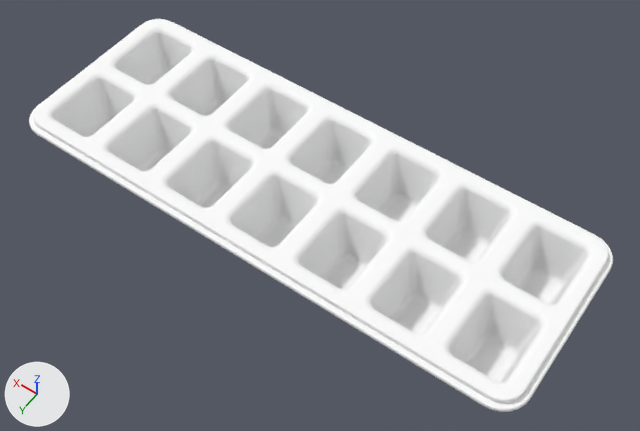
The glTF model ice-tray.glb: old version first, new version second.
One viewpoint serves both versions: a camera (50 mm lens) standing at (-3.3, 29.3, 40.4) and looking at (13.8, 5.3, 2.8). Every picture has the same lights, and +X, +Y and +Z are marked at lower left. The older version comes first. Where no turn or scale is listed for an object, it has been applied to the vertices.

Objects in the first picture: 'g Body1'.
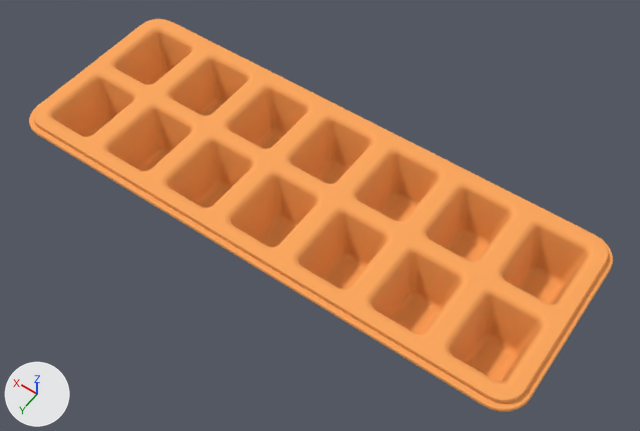
Where the change shows, as pixel boxes (x1, y1, x2, y2) in the pictures (640 x 431 px):
'g Body1', recoloured (white to orange): (29, 19, 613, 412) in both

Patch to the scene script:
```diff
--- a/ice-tray.glb.py
+++ b/ice-tray.glb.py
@@ img_silicone_micrograin @@
+img_silicone_micrograin = load_image('Silicone micrograin', '_unpacked/Silicone_micrograin', 256, 256, 'Non-Color')
@@ mat_orange_silicone__ffa759 @@
+mat_orange_silicone__ffa759 = bpy.data.materials.new('Orange Silicone #FFA759')
+# colours: orange #ffa759
+# uses the picture img_silicone_micrograin
@@ me_mesh_0 @@
 me_mesh_0.from_pydata(...)  # 16636 vertices, 33268 faces; spans x -0.5..30.5, y -0.5..10.9, z 1.8..5.0
-me_mesh_0.materials.append(mat_steel___satin)  # white #ffffff
+me_mesh_0.materials.append(mat_orange_silicone__ffa759)
```
